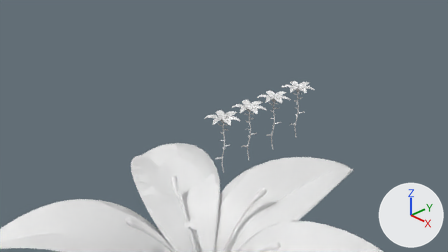
Renders of the Blender file Plants/Lillie.blend from each side of a commit.
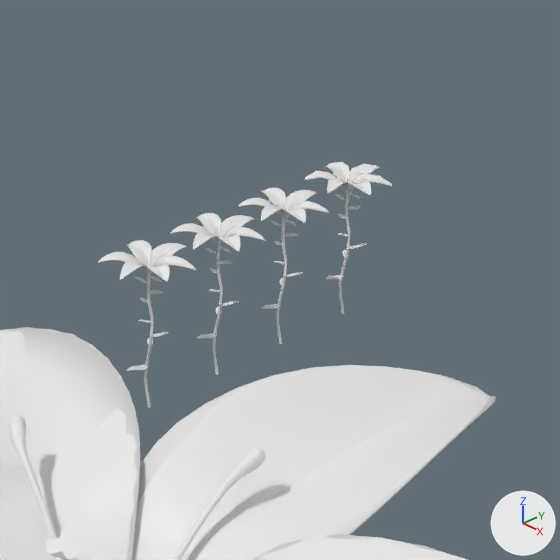
Each version appears first from the file's camera 'Camera', and next in a close-up on the part from 37% to 84% of the width and 8% to 91% of the height. The axes (+X, +Y, +Z) are drawn at lower right. The lights are the same throughout.

The first close-up shows 'Lilly_LOD1', 'Lilly_LOD1.002', 'Lilly_LOD1.004', 'Lilly_LOD1.005', 'Petals Top.001', 'Petals Top.004'.
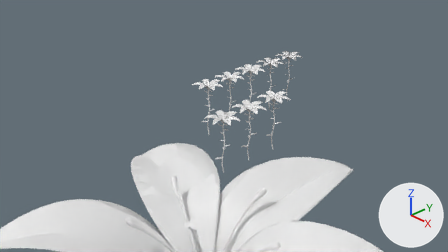
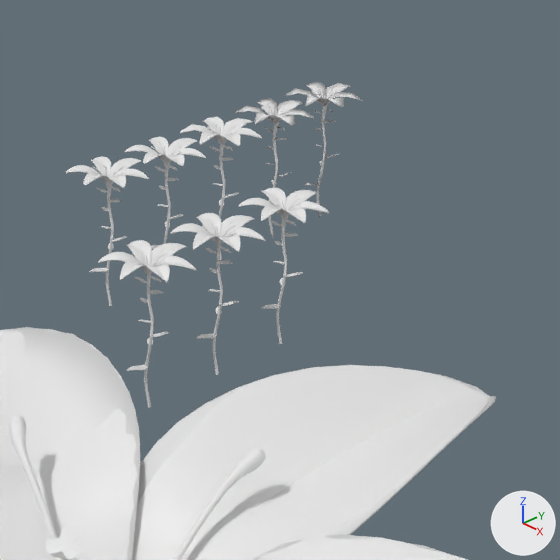
Boxes [x1, y1, x2, y2] around the edits, measured in the close-ups (560 x 560 px):
```json
{"object": "Lilly_LOD1.005", "change": "moved", "before": [305, 162, 392, 314], "after": [180, 117, 262, 260]}
{"object": "Lilly_LOD1.008", "change": "added", "after": [65, 157, 149, 306]}
{"object": "Lilly_LOD1.007", "change": "added", "after": [125, 137, 206, 283]}
{"object": "Lilly_LOD1.009", "change": "added", "after": [235, 98, 314, 238]}
{"object": "Lilly_LOD1.006", "change": "added", "after": [286, 82, 363, 217]}
```

Edits to the scene script, one JSON object a line:
```json
{"op": "set", "path": "ob_lilly_lod1_005.location", "old": "(0.0, 2.06, 0.0)", "new": "(-1.332, 2.06, 0.0)"}
{"op": "add", "block": "ob_lilly_lod1_009", "code": ["ob_lilly_lod1_009 = bpy.data.objects.new('Lilly_LOD1.009', me_petals_bottom_005.copy())  # the mesh of ob_lilly_lod1_005", "ob_lilly_lod1_009.location = (-1.332, 2.691, 0.0)", "_m = ob_lilly_lod1_009.modifiers.new('Decimate', 'DECIMATE')", "_m.ratio = 0.311"]}
{"op": "add", "block": "ob_lilly_lod1_008", "code": ["ob_lilly_lod1_008 = bpy.data.objects.new('Lilly_LOD1.008', me_petals_bottom_005.copy())  # the mesh of ob_lilly_lod1_005", "ob_lilly_lod1_008.location = (-1.332, 0.836, 0.0)", "_m = ob_lilly_lod1_008.modifiers.new('Subdivision', 'SUBSURF')", "_m.levels = 2"]}
{"op": "add", "block": "ob_lilly_lod1_007", "code": ["ob_lilly_lod1_007 = bpy.data.objects.new('Lilly_LOD1.007', me_petals_bottom_005.copy())  # the mesh of ob_lilly_lod1_005", "ob_lilly_lod1_007.location = (-1.332, 1.444, 0.0)", "_m = ob_lilly_lod1_007.modifiers.new('Subdivision', 'SUBSURF')"]}
{"op": "add", "block": "ob_lilly_lod1_006", "code": ["ob_lilly_lod1_006 = bpy.data.objects.new('Lilly_LOD1.006', me_petals_bottom_005.copy())  # the mesh of ob_lilly_lod1_005", "ob_lilly_lod1_006.location = (-1.332, 3.302, 0.0)", "_m = ob_lilly_lod1_006.modifiers.new('Decimate', 'DECIMATE')", "_m.ratio = 0.201"]}
```
